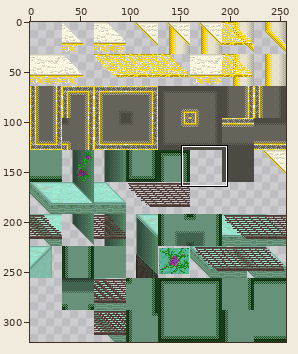
File history of a sprite sheet, CasaDesDiamantes/sprites/stratoterminalTiles_spr/layers/f8cc99b8-d136-4683-86c9-f96aef7ba5a8/bbe75377-6bcf-4608-be53-f0484317fdcb.png. Above, an overview of the earlier version with the close-up marked.
Close-up. Old version:
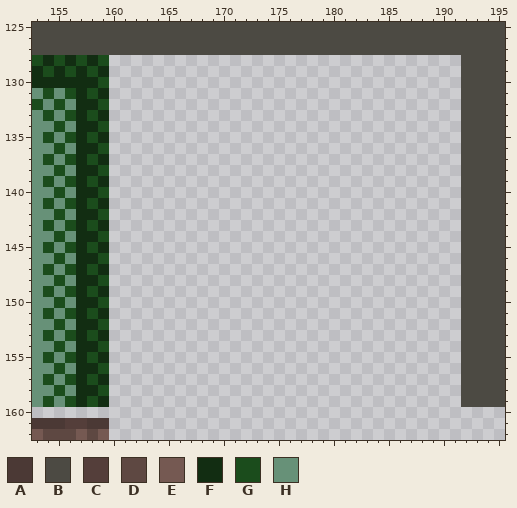
The file is 256x320 pixels. Colours within 5 levels of each other are drawn and written as one. Shown: x 153..195, y 125..162.
Palette (. is transparent): A #4b3935  B #4c4a43  C #543e3a  D #5e4842  E #755952  F #122d12  G #1b4c1c  H #679178
Pixels before, first column x 153:
125 BBBBBBBBBBBBBBBBBBBBBBBBBBBBBBBBBBBBBBBBBBB
126 BBBBBBBBBBBBBBBBBBBBBBBBBBBBBBBBBBBBBBBBBBB
127 BBBBBBBBBBBBBBBBBBBBBBBBBBBBBBBBBBBBBBBBBBB
128 GFGFGFG................................BBBB
129 FGFGFGF................................BBBB
130 FFFFFFG................................BBBB
131 HGHGFGF................................BBBB
132 GHGHFFG................................BBBB
133 HGHGFGF................................BBBB
134 HHGHFFG................................BBBB
135 HGHGFGF................................BBBB
136 HHGHFFG................................BBBB
137 HGHGFGF................................BBBB
138 HHGHFFG................................BBBB
139 HGHGFGF................................BBBB
140 HHGHFFG................................BBBB
141 HGHGFGF................................BBBB
142 HHGHFFG................................BBBB
143 HGHGFGF................................BBBB
144 HHGHFFG................................BBBB
145 HGHGFGF................................BBBB
146 HHGHFFG................................BBBB
147 HGHGFGF................................BBBB
148 HHGHFFG................................BBBB
149 HGHGFGF................................BBBB
150 HHGHFFG................................BBBB
151 HGHGFGF................................BBBB
152 HHGHFFG................................BBBB
153 HGHGFGF................................BBBB
154 HHGHFFG................................BBBB
155 HGHGFGF................................BBBB
156 HHGHFFG................................BBBB
157 HGHGFGF................................BBBB
158 HHGHFFG................................BBBB
159 HGHGFGF................................BBBB
160 ...........................................
161 AAACCAA....................................
162 EDDDEDE....................................
And afterwards:
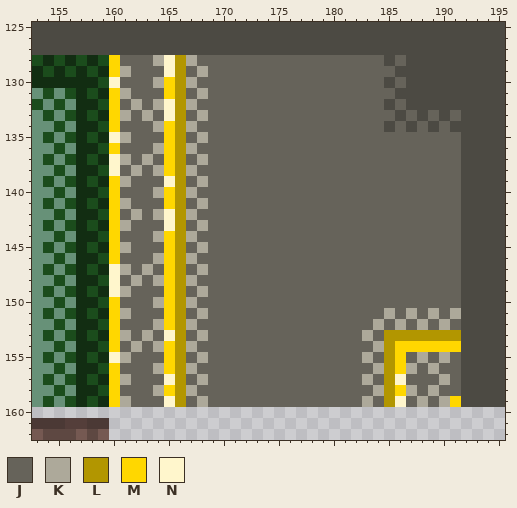
Colours new in this view: J #66635a  K #ada99a  L #b29600  M #ffd700  N #fff6cc
Changes in this commit:
Changed rows in their new state; - is an unchanged pixel.
first column x 160:
128 MJJJKNLKJJJJJJJJJJJJJJJJJBJBBBBB
129 MKJJJNLJKJJJJJJJJJJJJJJJJJBBBBBB
130 NJJJKMLKJJJJJJJJJJJJJJJJJBJBBBBB
131 MKJJJMLJKJJJJJJJJJJJJJJJJJBBBBBB
132 MJKJKNLKJJJJJJJJJJJJJJJJJBJBBBBB
133 MKJKJNLJKJJJJJJJJJJJJJJJJJBJBJBJ
134 MJJJKMLKJJJJJJJJJJJJJJJJJBJBJBJB
135 NKJJJMLJKJJJJJJJJJJJJJJJJJJJJJJJ
136 MJJJKMLKJJJJJJJJJJJJJJJJJJJJJJJJ
137 NKJKJMLJKJJJJJJJJJJJJJJJJJJJJJJJ
138 NJKJKMLKJJJJJJJJJJJJJJJJJJJJJJJJ
139 MKJJJNLJKJJJJJJJJJJJJJJJJJJJJJJJ
140 MJJJKMLKJJJJJJJJJJJJJJJJJJJJJJJJ
141 MKJJJMLJKJJJJJJJJJJJJJJJJJJJJJJJ
142 MJKJKNLKJJJJJJJJJJJJJJJJJJJJJJJJ
143 MKJJJNLJKJJJJJJJJJJJJJJJJJJJJJJJ
144 MJJJKMLKJJJJJJJJJJJJJJJJJJJJJJJJ
145 MKJJJMLJKJJJJJJJJJJJJJJJJJJJJJJJ
146 MJJJKMLKJJJJJJJJJJJJJJJJJJJJJJJJ
147 NKJKJMLJKJJJJJJJJJJJJJJJJJJJJJJJ
148 NJKJKMLKJJJJJJJJJJJJJJJJJJJJJJJJ
149 NKJJJMLJKJJJJJJJJJJJJJJJJJJJJJJJ
150 MJJJKMLKJJJJJJJJJJJJJJJJJJJJJJJJ
151 MKJJJMLJKJJJJJJJJJJJJJJJJKJKJKJK
152 MJJJKMLKJJJJJJJJJJJJJJJJKJKJKJKJ
153 MKJKJNLJKJJJJJJJJJJJJJJKJLLLLLLL
154 MJKJKMLKJJJJJJJJJJJJJJJJKLMMMMMM
155 NKJJJMLJKJJJJJJJJJJJJJJKJLMJKJKJ
156 MJJJKMLKJJJJJJJJJJJJJJJJKLMKJKJJ
157 MKJJJNLJKJJJJJJJJJJJJJJKJLNJJJKJ
158 MJJJKMLKJJJJJJJJJJJJJJJJKLMKJKJJ
159 MKJJJNLJKJJJJJJJJJJJJJJKJLNJKJKM
Boxes around the changes in both close-ups, in picture pixels (x1, y1, x2, y2):
added: (109, 55, 461, 407)
